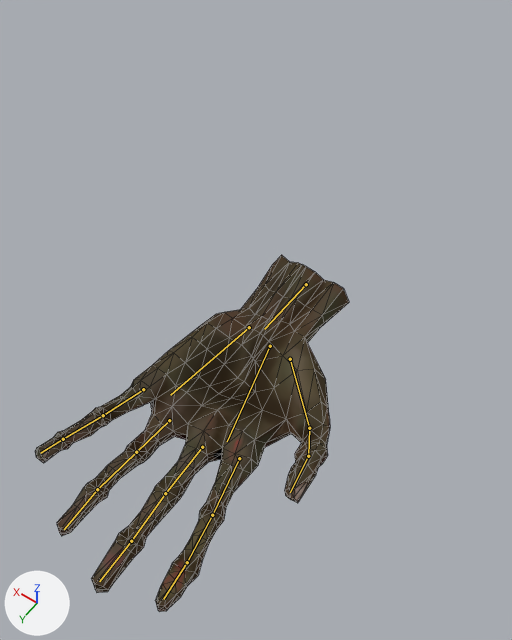
Before and after pictures for a commit that changed the Blender file modeling/hand.blend.
Rendered twice from a camera (50 mm lens) standing at (-0.76, 0.99, 1.89) and looking at (0.03, -0.11, 0.16). Every picture has the same lights, and +X, +Y and +Z are marked at lower left. The older version comes first. The bones that bend it are drawn over the model as lines. Mesh edges are drawn as thin lines.

In view in the first picture: 'hand'.
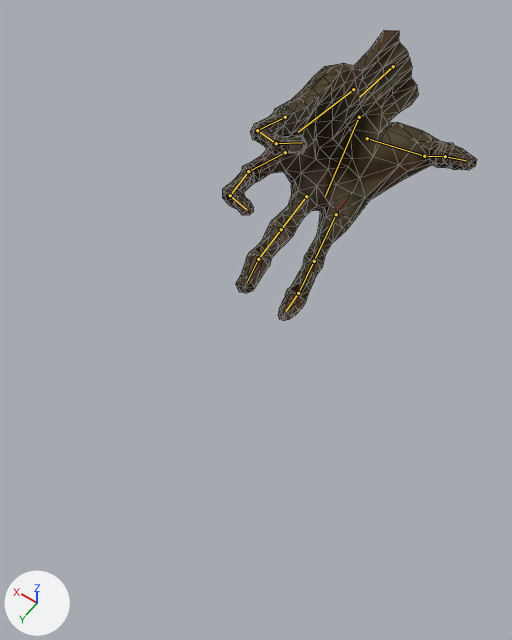
The newer file adds an action. The first version stands in its rest pose; the second is drawn at frame 0 of the action 'Grab'.

Where the change shows, as pixel boxes (x1, y1, x2, y2) in the pictures (512 x 640 px):
'hand', posed (19% narrower, 18% shorter): before (35, 255, 349, 612); after (222, 30, 477, 321)
bone 'RootBone', root to tip: before (306, 284) to (264, 329); after (393, 66) to (360, 96)
bone 'ThumbRoot', root to tip: before (290, 359) to (309, 428); after (367, 138) to (424, 156)
bone 'Thumb1', root to tip: before (309, 428) to (308, 456); after (424, 156) to (445, 156)
bone 'Thumb2', root to tip: before (308, 456) to (290, 492); after (445, 156) to (465, 160)
bone 'Pamb1', root to tip: before (270, 346) to (227, 441); after (359, 117) to (325, 196)
bone 'Finger1-01', root to tip: before (239, 458) to (212, 515); after (336, 214) to (314, 261)
bone 'Finger1-02', root to tip: before (212, 515) to (187, 562); after (314, 261) to (298, 293)
bone 'Finger1-03', root to tip: before (187, 562) to (163, 599); after (298, 293) to (286, 311)
bone 'Finger2-01', root to tip: before (202, 447) to (165, 493); after (306, 196) to (281, 229)
bone 'Finger2-02', root to tip: before (165, 493) to (131, 541); after (281, 229) to (258, 259)
bone 'Finger2-03', root to tip: before (131, 541) to (99, 581); after (258, 259) to (246, 283)
bone 'Finger4-02', root to tip: before (103, 415) to (63, 439); after (257, 130) to (276, 143)
bone 'Finger4-03', root to tip: before (63, 439) to (40, 453); after (276, 143) to (301, 142)
bone 'Finger3-01', root to tip: before (169, 420) to (136, 452); after (285, 152) to (248, 171)
bone 'Finger3-02', root to tip: before (136, 452) to (97, 489); after (248, 171) to (230, 195)
bone 'Finger3-03', root to tip: before (97, 489) to (64, 529); after (230, 195) to (246, 209)

The change in detail:
Bone 'RootBone' (bone_rootbone) moves from (0.0, 0.0, 0.0) to (0.203, -0.856, 0.355).
Bone 'RootBone' (bone_rootbone) turns from (0, 0, 0) to (2, -59, -1) degrees about its own x, y and z.
Bone 'ThumbRoot' (bone_thumbroot) turns from (0, 0, 0) to (70, 26, 37) degrees about its own x, y and z.
Bone 'Thumb1' (bone_thumb1) turns from (0, 0, 0) to (9, 3, 9) degrees about its own x, y and z.
Bone 'Thumb2' (bone_thumb2) turns from (0, 0, 0) to (9, 5, 10) degrees about its own x, y and z.
Bone 'Pamb1' (bone_pamb1) turns from (0, 0, 0) to (5, 24, 4) degrees about its own x, y and z.
Bone 'Finger1-01' (bone_finger1_01) turns from (0, 0, 0) to (-8, 2, 2) degrees about its own x, y and z.
Bone 'Finger1-02' (bone_finger1_02) turns from (0, 0, 0) to (15, -2, -4) degrees about its own x, y and z.
Bone 'Finger1-03' (bone_finger1_03) turns from (0, 0, 0) to (15, 0, -4) degrees about its own x, y and z.
Bone 'Finger2-01' (bone_finger2_01) turns from (0, 0, 0) to (3, -1, -1) degrees about its own x, y and z.
Bone 'Finger2-02' (bone_finger2_02) turns from (0, 0, 0) to (7, -1, -2) degrees about its own x, y and z.
Bone 'Finger2-03' (bone_finger2_03) turns from (0, 0, 0) to (10, 2, 6) degrees about its own x, y and z.
Bone 'Finger4-02' (bone_finger4_02) turns from (0, 0, 0) to (53, -1, 22) degrees about its own x, y and z.
Bone 'Finger4-03' (bone_finger4_03) turns from (0, 0, 0) to (52, -5, 27) degrees about its own x, y and z.
Bone 'Finger3-01' (bone_finger3_01) turns from (0, 0, 0) to (-29, -1, 1) degrees about its own x, y and z.
Bone 'Finger3-02' (bone_finger3_02) turns from (0, 0, 0) to (41, -1, -1) degrees about its own x, y and z.
Bone 'Finger3-03' (bone_finger3_03) turns from (0, 0, 0) to (45, -6, -3) degrees about its own x, y and z.
